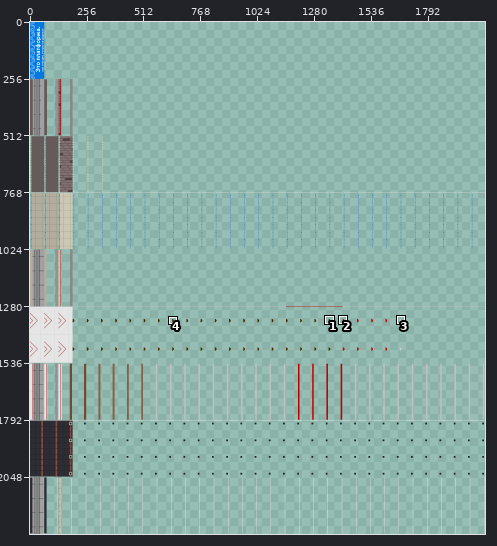
Sprite sheet: res/platform.png. Above: a wide view before the commit, with the close-up outlined.
Close-up. As it was:
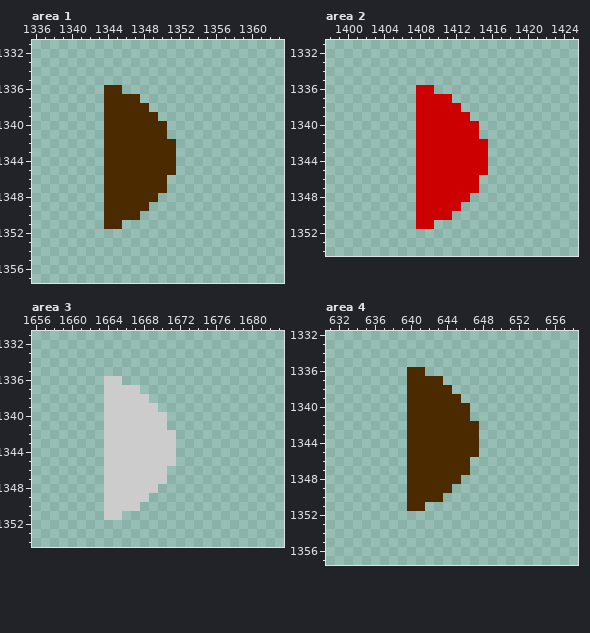
The file is 2048x2304 pixels. Pixels under 10% opacity are left out. Colours within 5 levels of each other are drawn and written as one. Shown: area 1: x 1336..1363, y 1331..1357; area 2: x 1398..1425, y 1331..1354; area 3: x 1656..1683, y 1331..1354; area 4: x 631..658, y 1332..1357. The commit also changed other parts of the picture, which this record leaves out.
Now the later version:
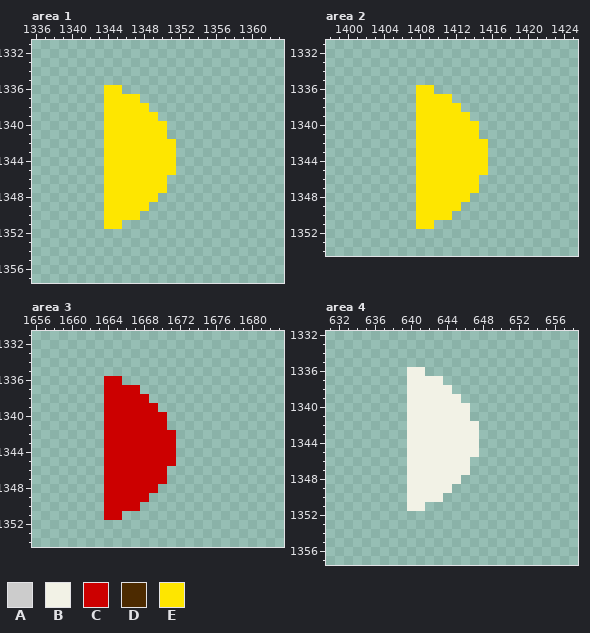
Palette (. is transparent): A #cccccc  B #f2f2e6  C #cc0000  D #4c2a00  E #fee600
The exact change:
Changed rows in their new state; - is an unchanged pixel.
Area 1:
first column x 1344:
1336 EE------
1337 EEEE----
1338 EEEEE---
1339 EEEEEE--
1340 EEEEEEE-
1341 EEEEEEE-
1342 EEEEEEEE
1343 EEEEEEEE
1344 EEEEEEEE
1345 EEEEEEEE
1346 EEEEEEE-
1347 EEEEEEE-
1348 EEEEEE--
1349 EEEEE---
1350 EEEE----
1351 EE------
Area 2:
first column x 1408:
1336 EE------
1337 EEEE----
1338 EEEEE---
1339 EEEEEE--
1340 EEEEEEE-
1341 EEEEEEE-
1342 EEEEEEEE
1343 EEEEEEEE
1344 EEEEEEEE
1345 EEEEEEEE
1346 EEEEEEE-
1347 EEEEEEE-
1348 EEEEEE--
1349 EEEEE---
1350 EEEE----
1351 EE------
Area 3:
first column x 1664:
1336 CC------
1337 CCCC----
1338 CCCCC---
1339 CCCCCC--
1340 CCCCCCC-
1341 CCCCCCC-
1342 CCCCCCCC
1343 CCCCCCCC
1344 CCCCCCCC
1345 CCCCCCCC
1346 CCCCCCC-
1347 CCCCCCC-
1348 CCCCCC--
1349 CCCCC---
1350 CCCC----
1351 CC------
Area 4:
first column x 640:
1336 BB------
1337 BBBB----
1338 BBBBB---
1339 BBBBBB--
1340 BBBBBBB-
1341 BBBBBBB-
1342 BBBBBBBB
1343 BBBBBBBB
1344 BBBBBBBB
1345 BBBBBBBB
1346 BBBBBBB-
1347 BBBBBBB-
1348 BBBBBB--
1349 BBBBB---
1350 BBBB----
1351 BB------
